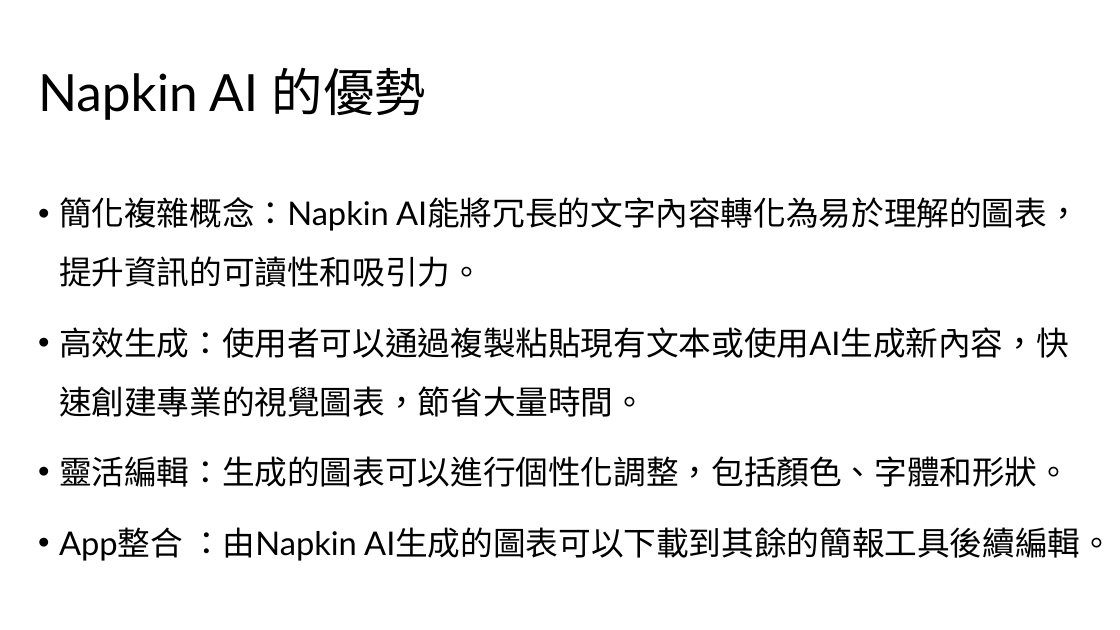
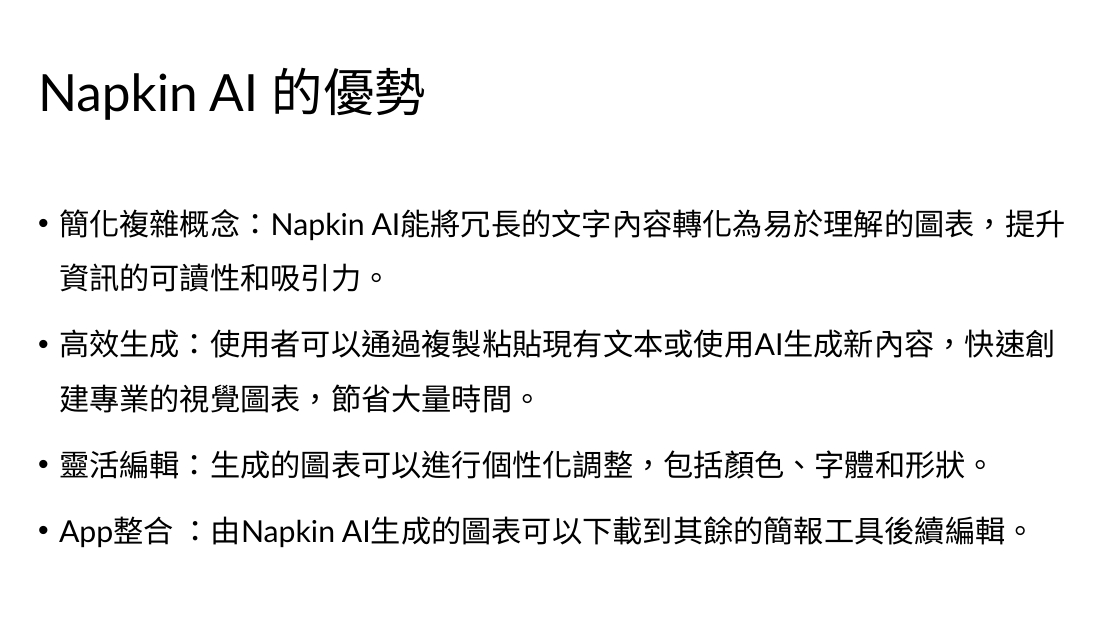
Before and after one commit to hsuancheyang/AI_Colab, a slide deck: slide 12 of Lectures/20250717 假伯濕還是喬治汝卡濕/20250717 假伯濕還是喬治汝卡濕.pptx. Drawn at 1120x630 pixels with LibreOffice and Linux fonts; fonts in the diff are those of the drawing; background and template pictures are left out. Boxes give left, top, right and bottom in pixels: in the first picture for what was removed or moved away, otherwise in the second. Text is boxed around its words. In the diff, an @@ line names an element or a change of style, - is before the commit and + after.

```diff
--- a/Lectures/20250717 假伯濕還是喬治汝卡濕/20250717 假伯濕還是喬治汝卡濕.pptx
+++ b/Lectures/20250717 假伯濕還是喬治汝卡濕/20250717 假伯濕還是喬治汝卡濕.pptx
@@ text "簡化複雜概念：Napkin AI能將冗長的文字內容轉化為易於理解的圖表，提升資訊的可讀性和吸引力。" at [59, 209, 1066, 548]: size 28 to 25.9 pt @@
```
Also in this commit, not shown: 1 other slide changed, 2 other files.
